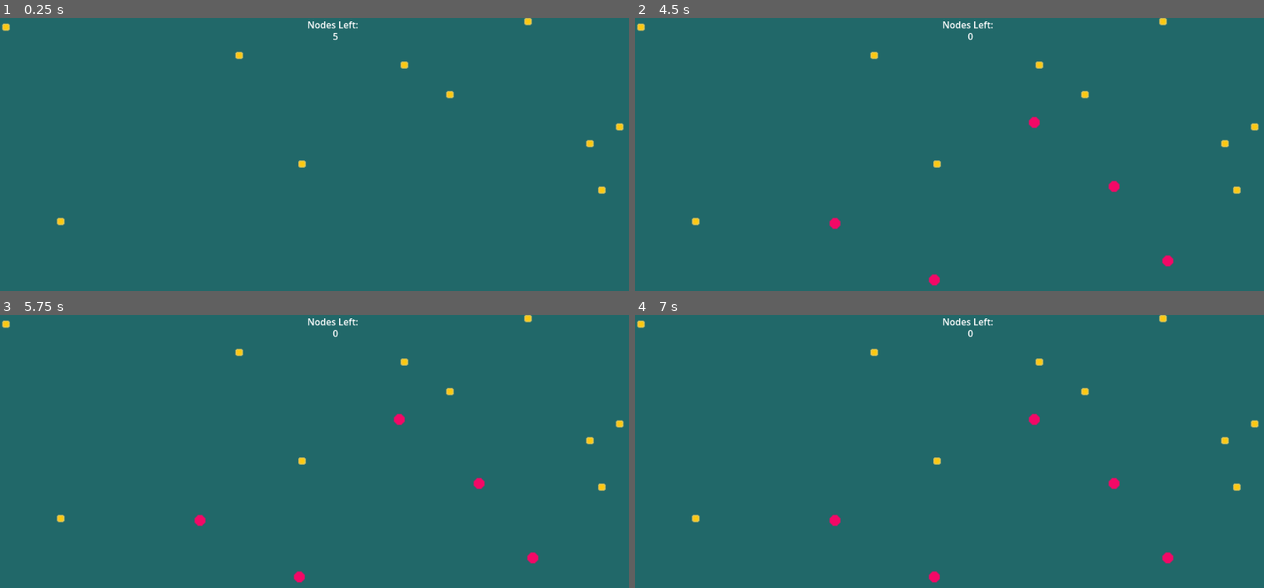
Above: before the commit, frames 1-4 (two rows, left to right).
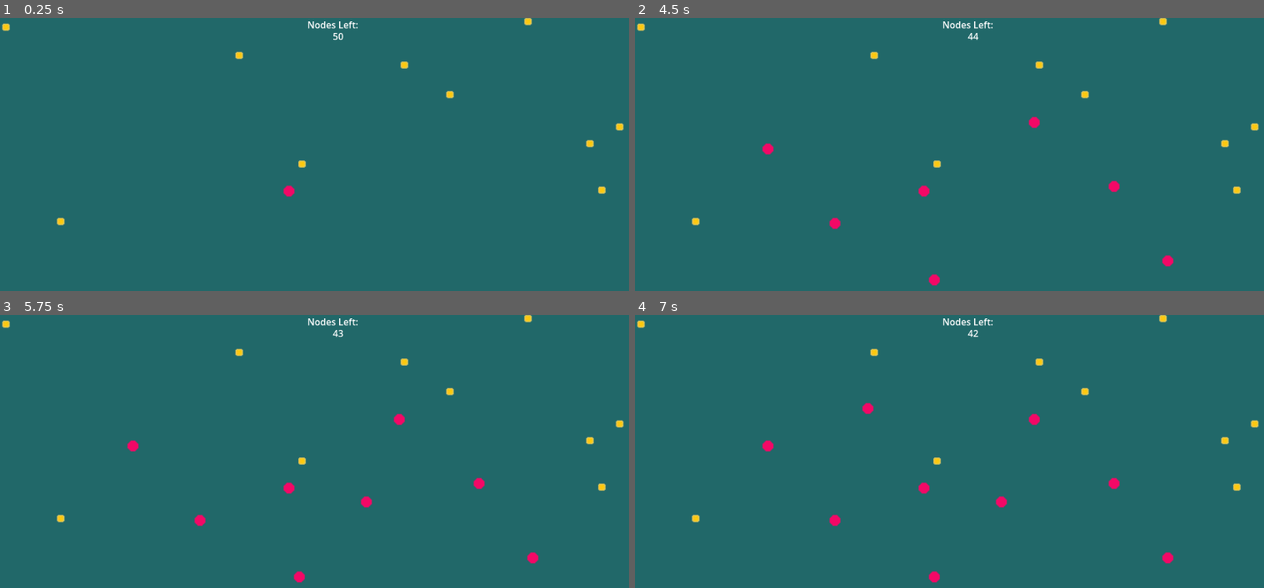
Above: after the commit, the same moments.

Repository: Alpha-Hotel/GameJamJan24
Game: Godot game, scene res://main.tscn
Two runs of this game, one before a commit and one after it. Both use one fixed random seed, a clock stepped at 60 frames per second and the inputs below.
Inputs (mouse positions are in pixels of both pictures, inside the frame that each line leads up to):
- Up to frame 1 (0.25 s): no input
- Up to frame 2 (4.5 s): tap Enter at 0.5, 2, 3.5 s; move the mouse to (1113, 187) at 0.52 s; click (1113, 187) at 0.6 s; tap Space at 1.25, 2.75, 4.25 s; move the mouse to (836, 222) at 1.27 s; click (836, 222) at 1.35 s; move the mouse to (1031, 121) at 2.02 s; click (1031, 121) at 2.1 s; move the mouse to (936, 280) at 2.77 s; click (936, 280) at 2.85 s; move the mouse to (1169, 260) at 3.52 s; click (1169, 260) at 3.6 s; move the mouse to (767, 149) at 4.27 s; click (767, 149) at 4.35 s
- Up to frame 3 (5.75 s): move the mouse to (364, 500) at 5.02 s; click (364, 500) at 5.1 s
- Up to frame 4 (7 s): move the mouse to (867, 407) at 5.77 s; click (867, 407) at 5.85 s; move the mouse to (1113, 484) at 6.52 s; click (1113, 484) at 6.6 s

The runs differ from the first frame. In frame 1, less than 0.1% of the frame differs, in the area x 45-55%, y 5-66%; in frame 2, 0.2%; in frame 3, 0.2%; in frame 4, 0.3%, in the area x 20-60%, y 5-71%.

Commit message:
chain death + tween animation added

Diff:
--- a/Scenes/mycelia_node.tscn
+++ b/Scenes/mycelia_node.tscn
@@ -5,7 +5,7 @@
 
 [sub_resource type="GDScript" id="GDScript_fpcbi"]
 script/source = "extends Area2D
-
+@export var connection_list : Array
 # Called when the node enters the scene tree for the first time.
 func _ready():
 	$\"/root/SceneGlobal\".child_node_pass(self)
@@ -14,6 +14,18 @@
 # Called every frame. 'delta' is the elapsed time since the previous frame.
 func _process(delta):
 	pass
+
+func kill_node():
+
+	var tween = get_tree().create_tween()
+	for conn in connection_list:
+		tween.tween_property(conn, \"modulate\", Color.RED, 1)
+		tween.tween_callback(conn.queue_free)
+	tween.tween_callback(queue_free).set_delay(1)
+
+func set_connection_list(l):
+	connection_list = l
+	print(l)
 "
 
 [sub_resource type="ShaderMaterial" id="ShaderMaterial_l0swx"]
--- a/Scenes/node.gd
+++ b/Scenes/node.gd
@@ -1,4 +1,6 @@
 extends Node
+
+signal kill_node
 
 const mycelia_node = preload("res://Scenes/mycelia_node.tscn")
 const resource_node = preload("res://Scenes/resource_node.tscn")
@@ -10,9 +12,13 @@
 
 func _ready():
 	Input.set_custom_mouse_cursor(node_image, 0, Vector2(15,15))
-	$HUD/Counter_number.text = "5"
+	$HUD/Counter_number.text = "50"
 	spawn_resource_nodes(10)
-	get_attributes_of_all()
+	#get_attributes_of_all()
+	var node = mycelia_node.instantiate()
+	add_child(node)
+	node.position = Vector2(500,300)
+	node.add_to_group("danger")
 
 var rng1 = RandomNumberGenerator.new()
 var rng2 = RandomNumberGenerator.new()
@@ -28,14 +34,17 @@
 
 	if event is InputEventMouseButton and not event.is_action_released("click"):
 		# This runs if the mouse is clicked
-		print("Mouse Click/Unclick at: ", )
 		if check_node_collision(event.position)[1].is_empty() and int($HUD/Counter_number.text)>0:
 			# Checks collision at the mouse posiiton
 
-			add_mycelia_node(event.position)
+			var node = add_mycelia_node(event.position)
 			$HUD/Counter_number.text = str(int($HUD/Counter_number.text)-1)
 			var collisions = expanding_collision() #do something with this
-			add_connections(event.position, collisions[1])
+			print(node.get_children())
+			node.set_connection_list( add_connections(event.position, collisions[1]))
+			if not collisions[0].is_empty():
+				node.kill_node()
+				chain_death(collisions)
 		else:
 			if int($HUD/Counter_number.text) > 0:
 				print("collision ", $Collider.scale)
@@ -54,6 +63,7 @@
 	add_child(node)
 	node.position = pos
 	node.add_to_group("mycelia_nodes")
+	return node
 
 
 
@@ -75,6 +85,7 @@
 
 func add_connections(pos1, pos_list):
 	# This function adds a connection line with nodes at two given positions (pos1, pos2)
+	var connections_list = []
 	for pos2 in pos_list:
 		var conn = connector.instantiate()
 		add_child(conn)
@@ -82,16 +93,23 @@
 		conn.set_point_position(0, pos1 * conn_transform)
 		conn.set_point_position(1, pos2.point * conn_transform)
 		conn.add_to_group("connectors")
+		connections_list.append(conn)
+	print(connections_list)
+	return connections_list
 
 func sort_collisions(list):
 	# returns a list with two lists. The zeroth list is for non-mycelia nodes
 	# the list with index 1 is all mycelia group nodes.
-	var new_list = [[],[]]
+	var new_list = [[], [], []]
 	for i in list:
-		if not i["collider"] in get_tree().get_nodes_in_group("mycelia_nodes"):
+		if i["collider"] in get_tree().get_nodes_in_group("danger"):
+			#collider is danger node
 			new_list[0].append(i)
+		elif i["collider"] in get_tree().get_nodes_in_group("mycelia_nodes"):
+			#collider is mycelia node
+			new_list[1].append(i)
 		else:
-			new_list[1].append(i)
+			new_list[2].append(i)
 	return new_list
 
 
@@ -102,12 +120,14 @@
 		print (get_tree().get_nodes_in_group("resource"))
 
 func spawn_resource_nodes(num_spawn):
-
 	for i in num_spawn:
-
 		var randx = rng1.randf_range(0.0, 1152.0)
 		var randy = rng2.randf_range(0.0, 648.0)
 		var node_copy = resource_node.instantiate()
 		add_child(node_copy)
 		node_copy.position.x = randx
 		node_copy.position.y = randy
+
+func chain_death(collision_list):
+	for mycelia in collision_list[1]:
+		mycelia["collider"].kill_node()
